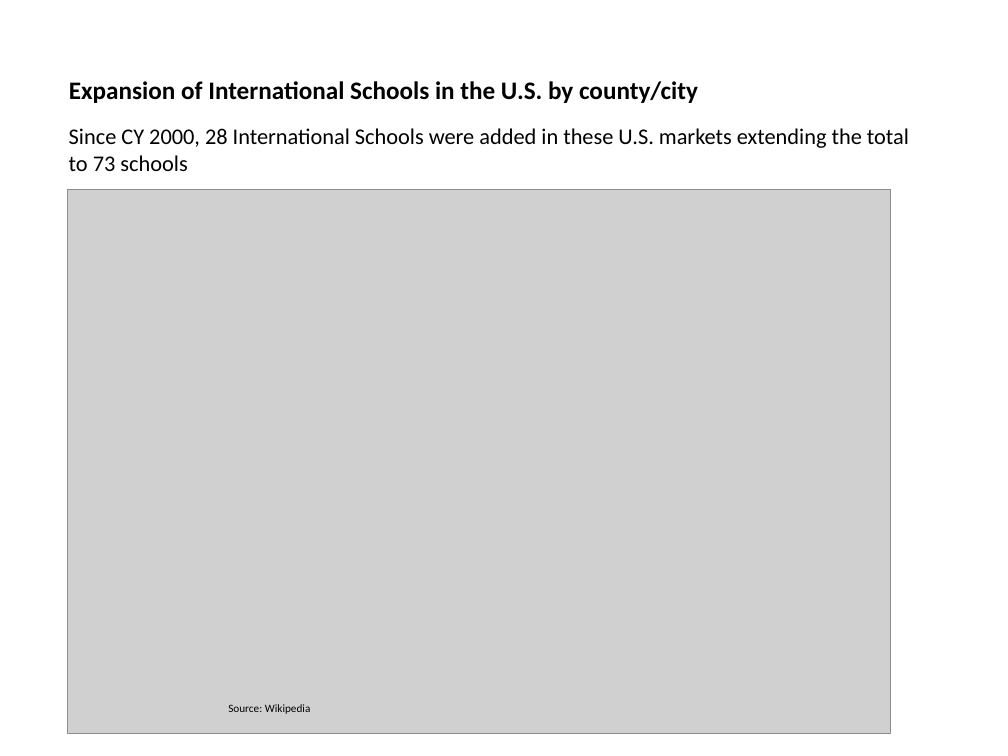
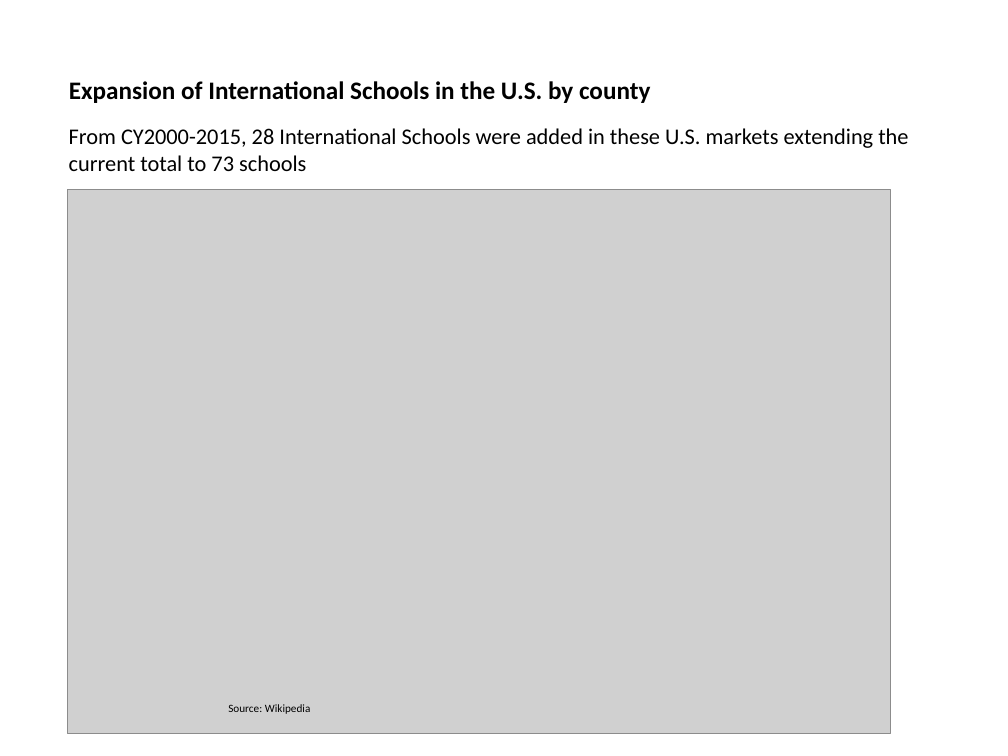
Before and after one commit to kadzema/InternationalSchoolsUS, a slide deck: slide 11 of PowerPoint/International_Schools_DRAFT 13122017.pptx. Drawn at 1008x756 pixels with LibreOffice and Linux fonts; fonts in the diff are those of the drawing; grey boxes stand for pictures. Boxes give left, top, right and bottom in pixels: in the first picture for what was removed or moved away, otherwise in the second. Text is boxed around its words. In the diff, an @@ line names an element or a change of style, - is before the commit and + after.

```diff
--- a/PowerPoint/International_Schools_DRAFT 13122017.pptx
+++ b/PowerPoint/International_Schools_DRAFT 13122017.pptx
@@ title at [69,81,650,103]: text changed @@
-Expansion of International Schools in the U.S. by county/city
+Expansion of International Schools in the U.S. by county
@@ text at [69,128,908,171]: text changed @@
-Since CY 2000, 28 International Schools were added in these U.S. markets extending the total to 73 schools
+From CY2000-2015, 28 International Schools were added in these U.S. markets extending the current total to 73 schools
```
Also in this commit, not shown: 11 other slides changed, 2 other files.
